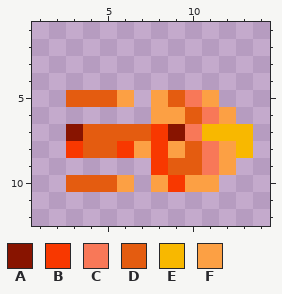
A pixel-art file gets an edit: game_assets/Firebolt.aseprite. That is the earlier state.
16x16 pixels, 1 frame. Shown: x 1..14, y 1..12.
Palette (. is transparent): A #881400  B #f83800  C #f87858  D #e45c10  E #f8b800  F #fca044
The same view after the edit:
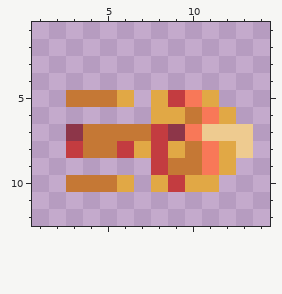
The exact change:
colour A: #881400 -> #8d3649
colour B: #f83800 -> #c33c40
colour D: #e45c10 -> #c57835
colour E: #f8b800 -> #eecb90
colour F: #fca044 -> #e1a845
y 5: x 9 D -> B
Where, in picture pixels (left, top, right, bottom), the same in both pictures:
changed: (66, 90, 253, 192)
